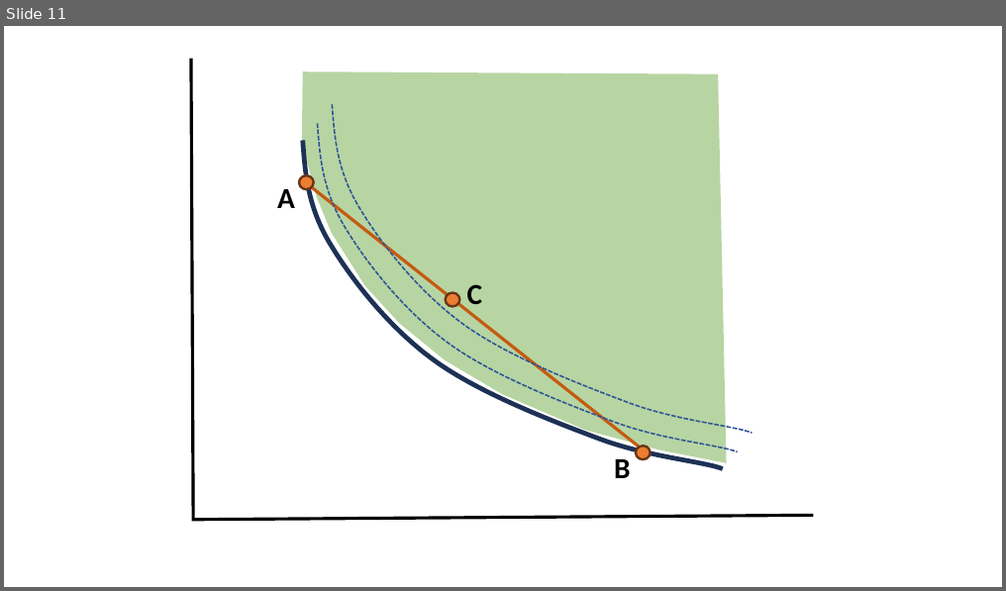
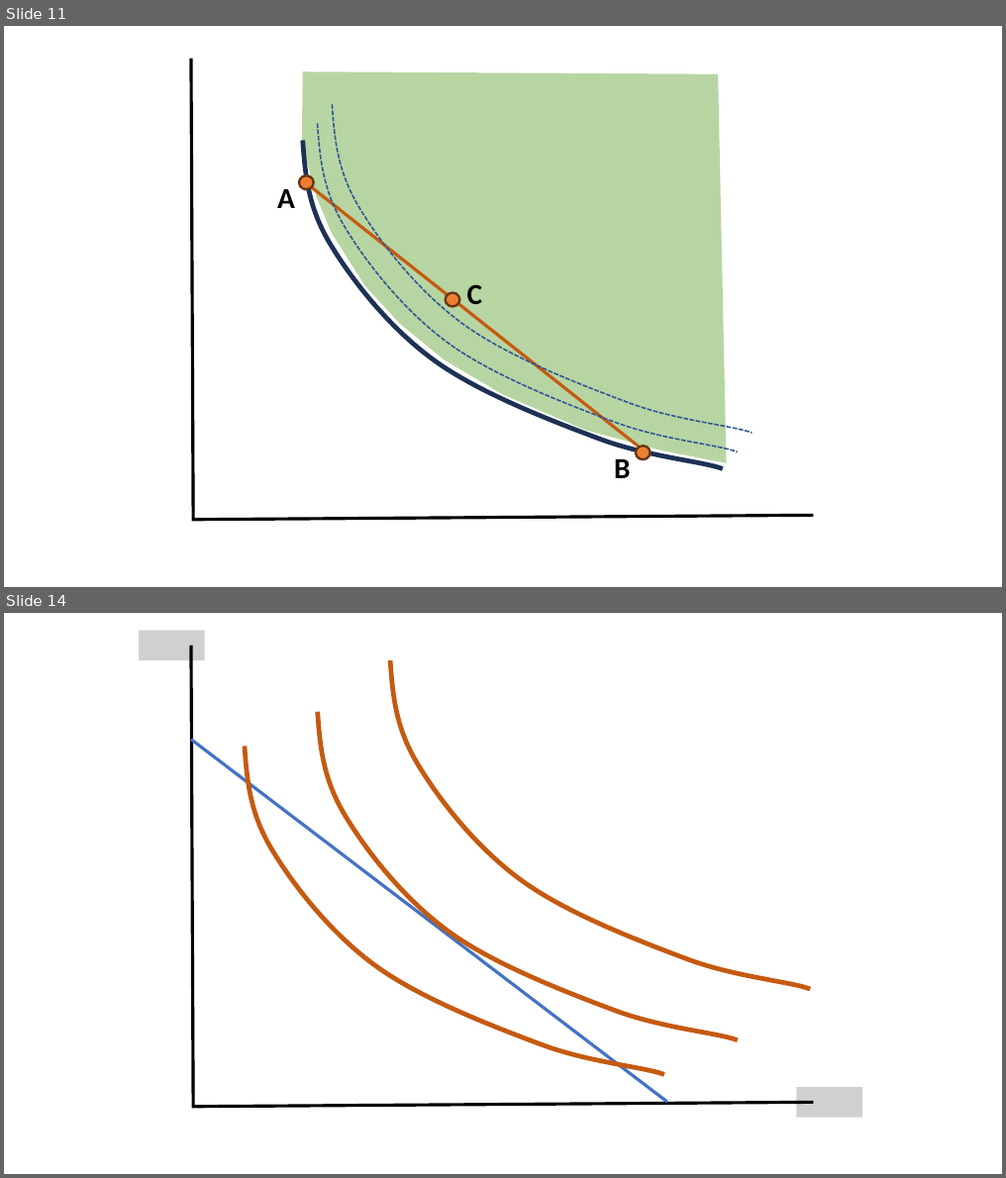
Before and after one commit to jrojas1003/EC-311, a slide deck: Slides/graph-maker.pptx. Shown one above the other, each under a label of ours: slide 11 before the commit, slides 11 and 14 after it; the slides between them are not shown. The pictures are 1006x591 and 1006x1178 pixels, drawn with LibreOffice and Linux fonts; fonts in the diff are those of the drawing; grey boxes stand for pictures. Boxes give left, top, right and bottom in pixels: in the first picture for what was removed or moved away, otherwise in the second. Text is boxed around its words. In the diff, an @@ line names an element or a change of style, - is before the commit and + after.

```diff
--- a/Slides/graph-maker.pptx
+++ b/Slides/graph-maker.pptx
@@ slide 14 added at [4, 613, 1002, 1174], background #FFFFFF @@
@@ picture added at [139, 630, 205, 661] @@
@@ freeform shape added at [191, 646, 813, 1107], outline #000000 3 pt @@
@@ freeform shape added at [350, 661, 850, 990], outline #C55A11 4.5 pt @@
@@ freeform shape added at [278, 711, 777, 1041], outline #C55A11 4.5 pt @@
@@ line added from (191, 740) to (667, 1102), #4472C4 3 pt @@
@@ freeform shape added at [205, 746, 704, 1075], outline #C55A11 4.5 pt @@
@@ picture added at [797, 1087, 862, 1118] @@
```
Also in this commit, not shown: 3 other slides added.
